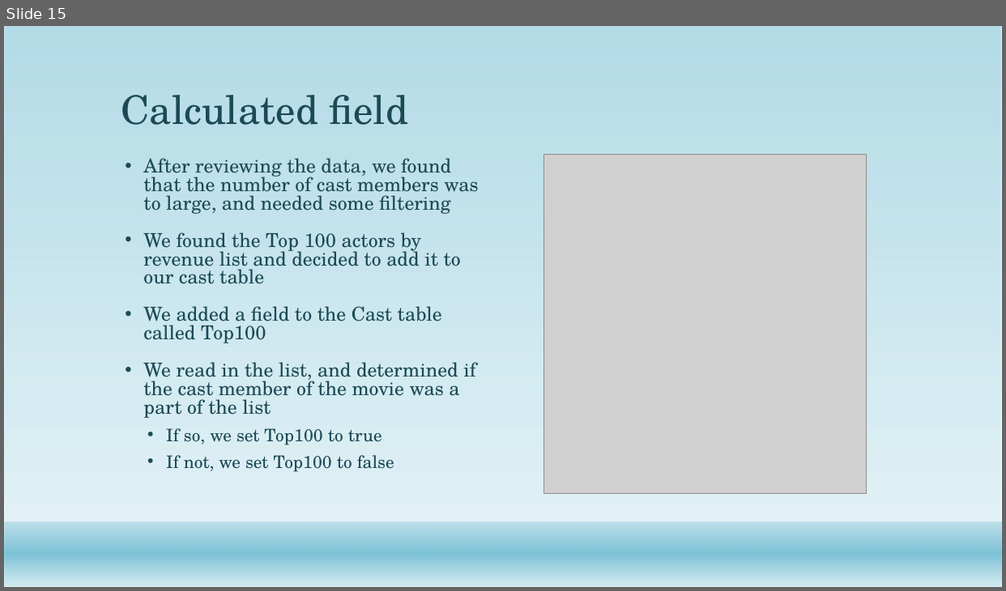
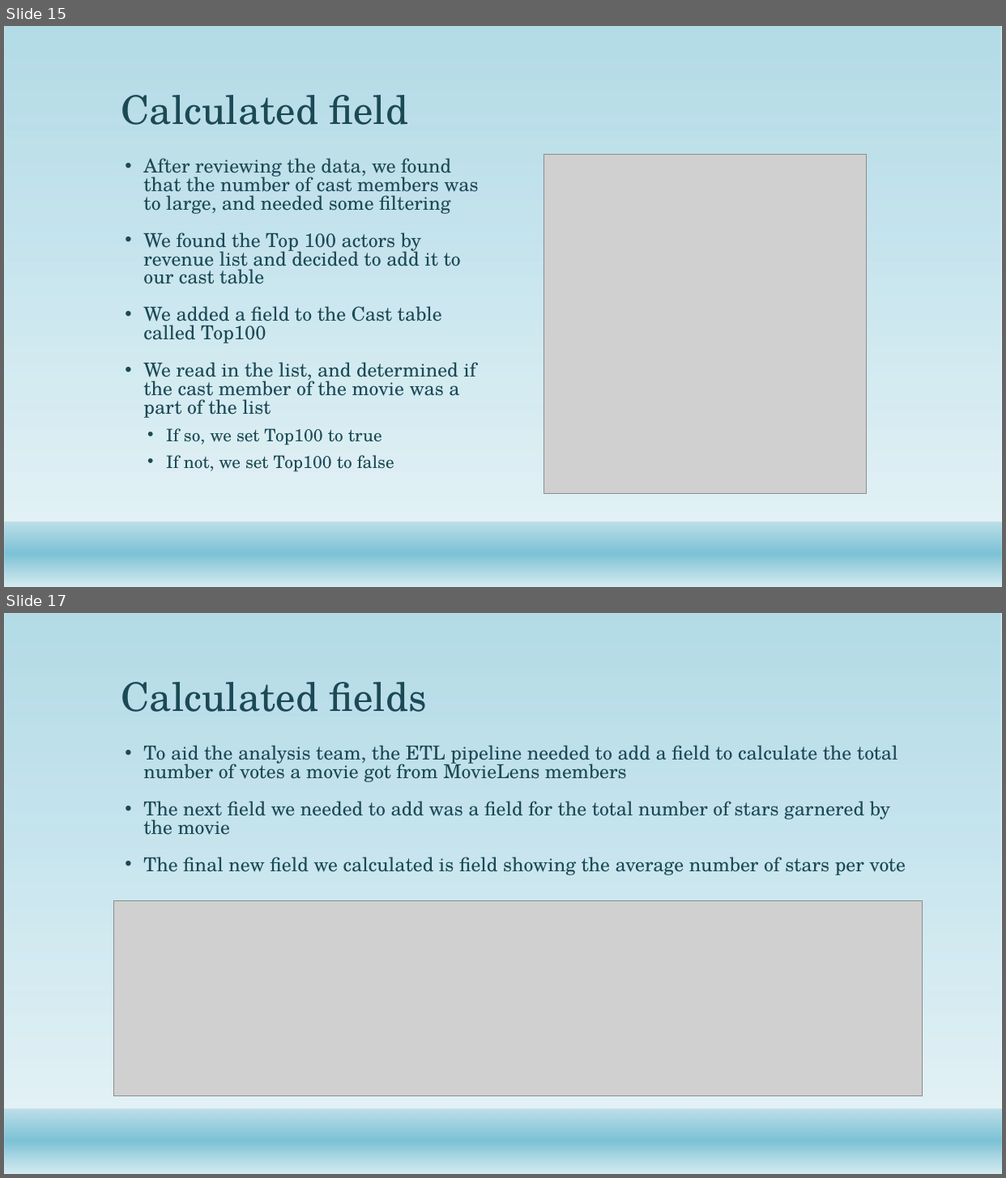
Before and after one commit to max-schweikl/Final-Project_Group-5, a slide deck: week3/final_db_design.pptx. Shown one above the other, each under a label of ours: slide 15 before the commit, slides 15 and 17 after it; the slides between them are not shown. The pictures are 1006x591 and 1006x1178 pixels, drawn with LibreOffice and Linux fonts; fonts in the diff are those of the drawing; grey boxes stand for pictures; background and template pictures are left out. Boxes give left, top, right and bottom in pixels: in the first picture for what was removed or moved away, otherwise in the second. Text is boxed around its words. In the diff, an @@ line names an element or a change of style, - is before the commit and + after.

```diff
--- a/week3/final_db_design.pptx
+++ b/week3/final_db_design.pptx
@@ slide 17 added at bbox=[4, 613, 1002, 1174], background #FFFFFF; not listed: 2 template elements that a slide beside it also shows @@
@@ title added at bbox=[121, 682, 427, 712], 38 pt, text #1B4855 @@
+Calculated fields
@@ text added at bbox=[143, 745, 906, 875], 18.5 pt, text #1B4855 @@
+• To aid the analysis team, the ETL pipeline needed to add a field to calculate the total number of votes a movie got from MovieLens members
+• The next field we needed to add was a field for the total number of stars garnered by the movie
+• The final new field we calculated is field showing the average number of stars per vote
@@ picture added at bbox=[114, 901, 923, 1096] @@
```
Also in this commit, not shown: 1 slide changed, 2 other files.
